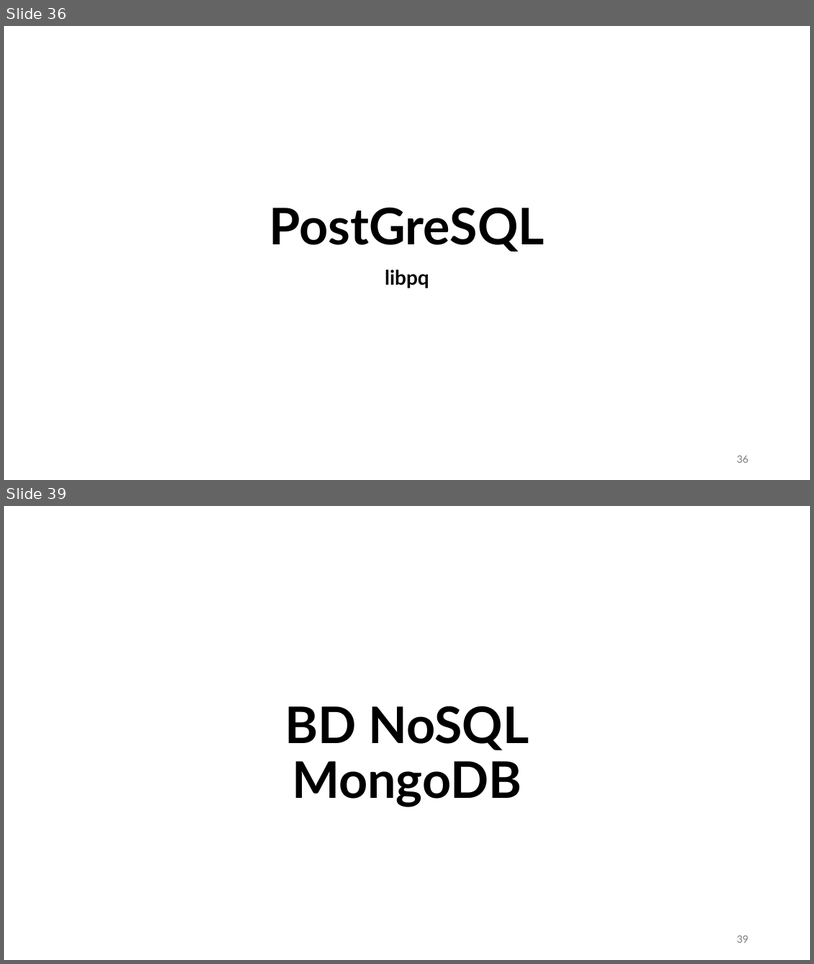
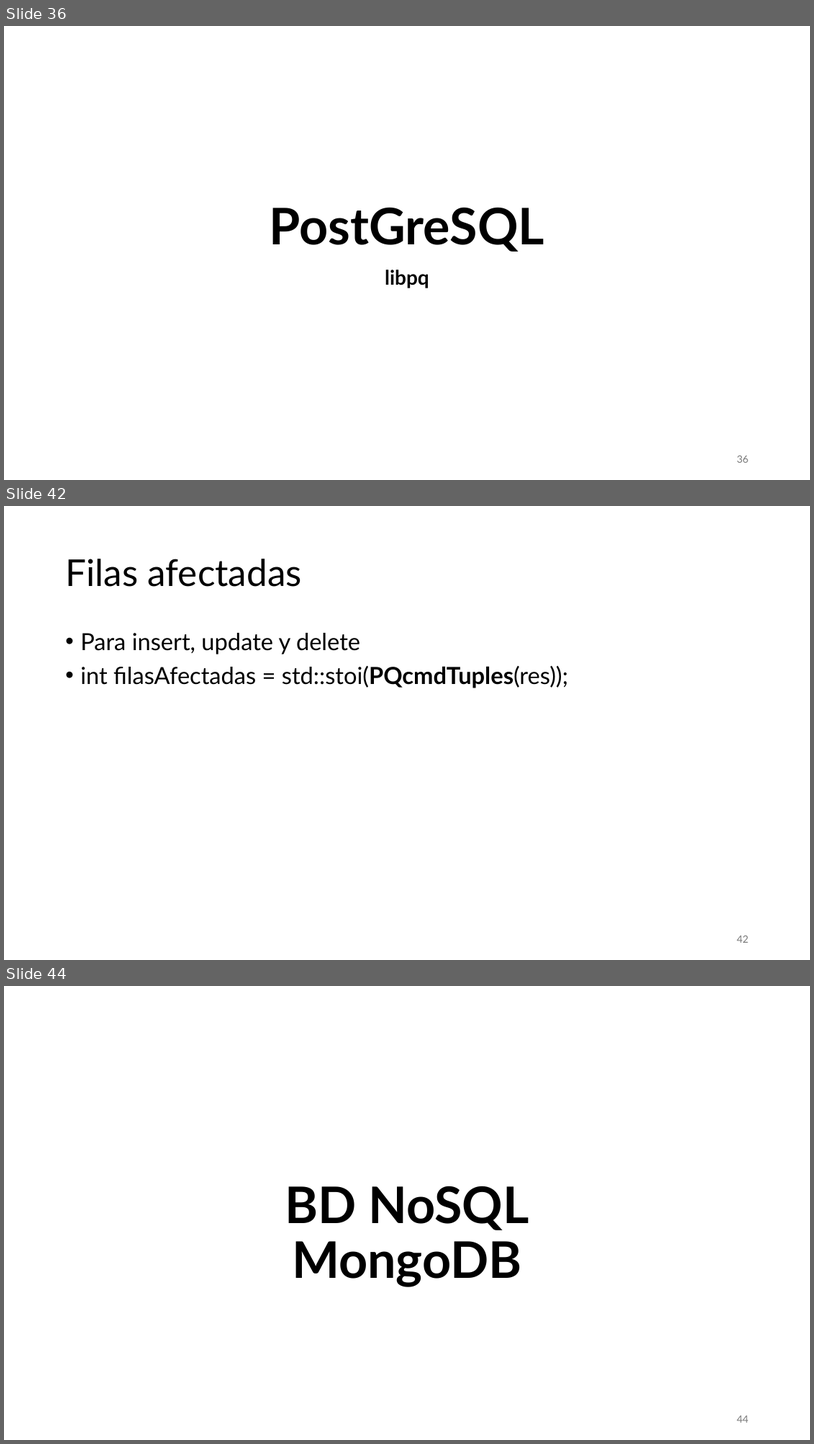
Before and after one commit to aldebarran22/CURSO_CPP_SERVICIOS_30H, a slide deck: doc/4_Gestion_estado_persistencia.pptx. Shown one above the other, each under a label of ours: slides 36 and 39 before the commit, slides 36, 42 and 44 after it; the slides between them are not shown. The pictures are 814x964 and 814x1444 pixels, drawn with LibreOffice and Linux fonts; fonts in the diff are those of the drawing. Boxes give left, top, right and bottom in pixels: in the first picture for what was removed or moved away, otherwise in the second. Text is boxed around its words. In the diff, an @@ line names an element or a change of style, - is before the commit and + after.

```diff
--- a/doc/4_Gestion_estado_persistencia.pptx
+++ b/doc/4_Gestion_estado_persistencia.pptx
@@ slide 42 added at (4,506,810,960), background #FFFFFF @@
@@ title added at (65,559,302,587), 44 pt, text #000000 @@
+Filas afectadas
@@ text added at (80,633,568,688), 28 pt, text #000000 @@
+• Para insert, update y delete
+• int filasAfectadas = std::stoi(PQcmdTuples(res));
@@ page number added at (737,935,748,942), 12 pt, text #797979 @@
+42
@@ what was slide 39 is now slide 44 @@
@@ page number at (737,1415,748,1422): text changed @@
-39
+44
```
Also in this commit, not shown: 1 slide changed, 5 other slides added, 1 slide removed, 1 other file.
